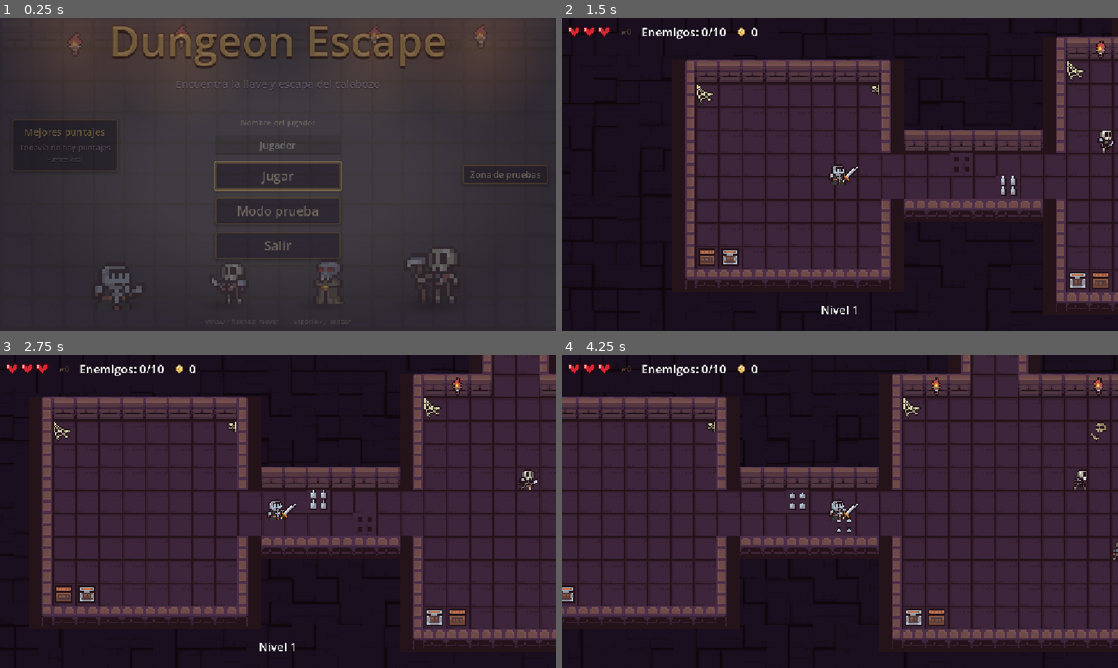
Above: before the commit, frames 1-4 (two rows, left to right).
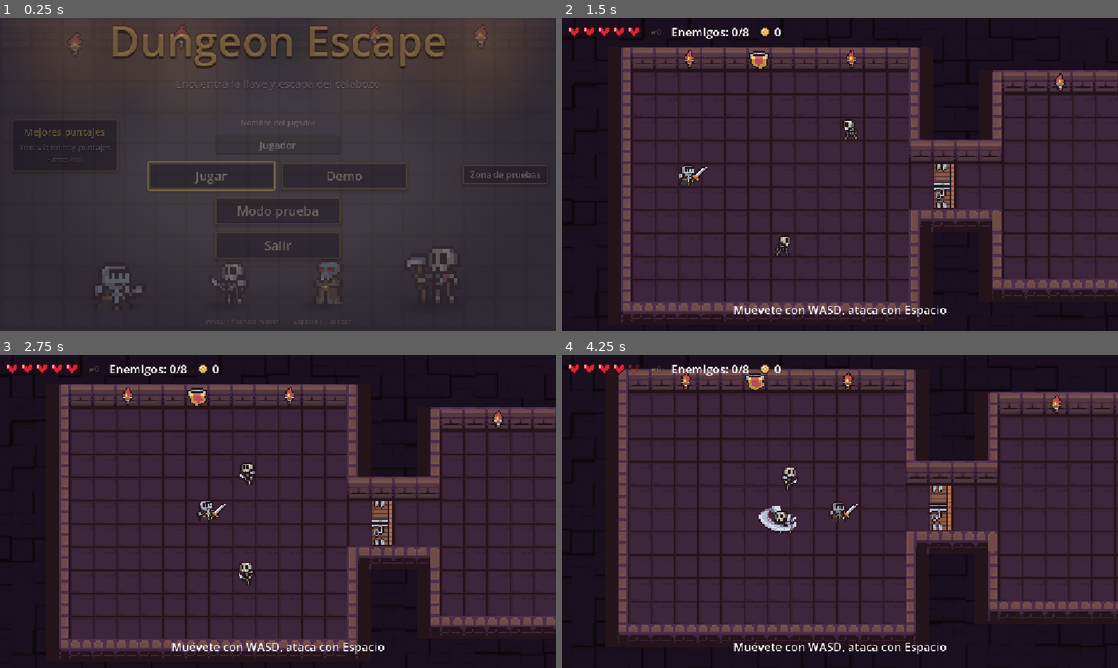
Above: after the commit, the same moments.

Repository: Thegreenmarshadow/dungeon-escape
Game: Godot game, scene res://scenes/MainMenu.tscn
The game is run twice, just before and just after one commit, with the same random seed, the same clock (stepped at 60 frames per second) and the same inputs. Sound files missing from this copy of the repository are replaced by a short silence.
Inputs (mouse positions are in pixels of both pictures, inside the frame that each line leads up to):
- Up to frame 1 (0.25 s): no input
- Up to frame 2 (1.5 s): click (906, 174) at 0.5 s, where only the run after the commit has a clickable "Demo"; click (840, 174) at 1.25 s, where only the run before the commit has a clickable "Jugar"
- Up to frame 3 (2.75 s): tap Enter at 2 s; move the mouse to (400, 495) at 2.02 s; hold Right (move_right) from 2.03 s (still down); tap Space (attack) at 2.1 s; click (400, 495) at 2.17 s
- Up to frame 4 (4.25 s): release Right (move_right) at 2.75 s; drag from (728, 527) to (878, 502) at 2.77 s; move the mouse to (895, 442) at 3.52 s; hold Right (move_right) from 3.53 s (still down); tap E at 3.6 s

The runs differ from the first frame. In frame 1, 0.5% of the frame differs, in the area x 26-66%, y 45-56%; in frame 2, 38%; in frame 3, 38%; in frame 4, 50%, in the area x 0-100%, y 0-96%.

Commit message:
feat(menu): add a Demo button to the main menu
It sits next to Play and is shown in every build.

Diff:
--- a/scenes/MainMenu.tscn
+++ b/scenes/MainMenu.tscn
@@ -506,7 +506,12 @@
 alignment = 1
 max_length = 24
 
-[node name="PlayButton" type="Button" parent="VBox" unique_id=423525666]
+[node name="PlayRow" type="HBoxContainer" parent="VBox"]
+layout_mode = 2
+theme_override_constants/separation = 16
+alignment = 1
+
+[node name="PlayButton" type="Button" parent="VBox/PlayRow" unique_id=423525666]
 unique_name_in_owner = true
 custom_minimum_size = Vector2(260, 56)
 layout_mode = 2
@@ -521,6 +526,23 @@
 theme_override_styles/hover = SubResource("StyleBoxFlat_hover")
 theme_override_styles/focus = SubResource("StyleBoxFlat_focus")
 text = "Jugar"
+
+[node name="DemoButton" type="Button" parent="VBox/PlayRow"]
+unique_name_in_owner = true
+custom_minimum_size = Vector2(260, 56)
+layout_mode = 2
+size_flags_horizontal = 4
+tooltip_text = "Un recorrido corto por el juego, para conocerlo"
+theme_override_colors/font_color = Color(0.95, 0.88, 0.7, 1)
+theme_override_colors/font_focus_color = Color(1, 0.95, 0.75, 1)
+theme_override_colors/font_pressed_color = Color(0.8, 0.7, 0.5, 1)
+theme_override_colors/font_hover_color = Color(1, 0.95, 0.75, 1)
+theme_override_font_sizes/font_size = 26
+theme_override_styles/normal = SubResource("StyleBoxFlat_normal")
+theme_override_styles/pressed = SubResource("StyleBoxFlat_pressed")
+theme_override_styles/hover = SubResource("StyleBoxFlat_hover")
+theme_override_styles/focus = SubResource("StyleBoxFlat_focus")
+text = "Demo"
 
 [node name="TestModeButton" type="Button" parent="VBox" unique_id=1874203519]
 unique_name_in_owner = true
--- a/scripts/main_menu.gd
+++ b/scripts/main_menu.gd
@@ -8,6 +8,7 @@
 const SHOWN_SCORES := 5
 
 @onready var play_button: Button = %PlayButton
+@onready var demo_button: Button = %DemoButton
 @onready var test_mode_button: Button = %TestModeButton
 @onready var sandbox_button: Button = %SandboxButton
 @onready var quit_button: Button = %QuitButton
@@ -23,6 +24,8 @@
 func _ready() -> void:
 	Music.play_track(MENU_MUSIC)
 	play_button.pressed.connect(Game.start_new_game)
+	# La demo está en todas las builds: es para quien todavía no conoce el juego.
+	demo_button.pressed.connect(Game.start_demo)
 	test_mode_button.pressed.connect(Game.go_to_difficulty_report)
 	# La zona de pruebas es una herramienta de desarrollo: solo en el editor y
 	# en builds de depuración, nunca en la versión publicada.
--- a/tests/test_demo_level.gd
+++ b/tests/test_demo_level.gd
@@ -326,6 +326,14 @@
 
 # ----- menú y pantalla final -----
 
+func test_main_menu_has_a_demo_button_in_every_build() -> void:
+	var menu: Node = track(load("res://scenes/MainMenu.tscn").instantiate())
+	var button := menu.get_node_or_null("%DemoButton") as Button
+	if button == null:
+		button = menu.find_child("DemoButton") as Button
+	assert_true(button != null, "el menú tiene el botón Demo")
+	assert_true(button.visible, "visible siempre, no solo en depuración")
+	assert_eq(button.text, "Demo")
 
 
 func test_end_screen_formats_minutes_and_seconds() -> void:
